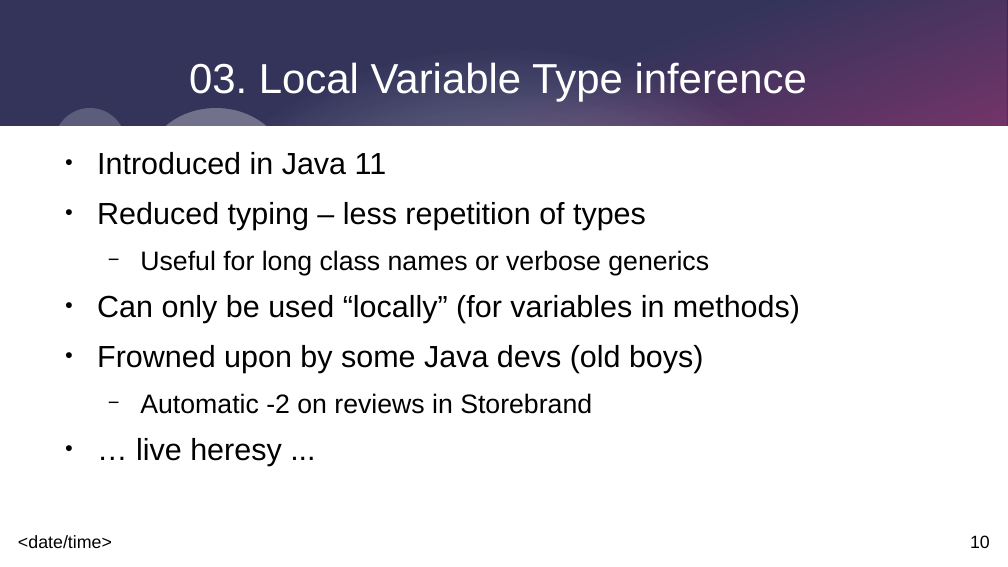
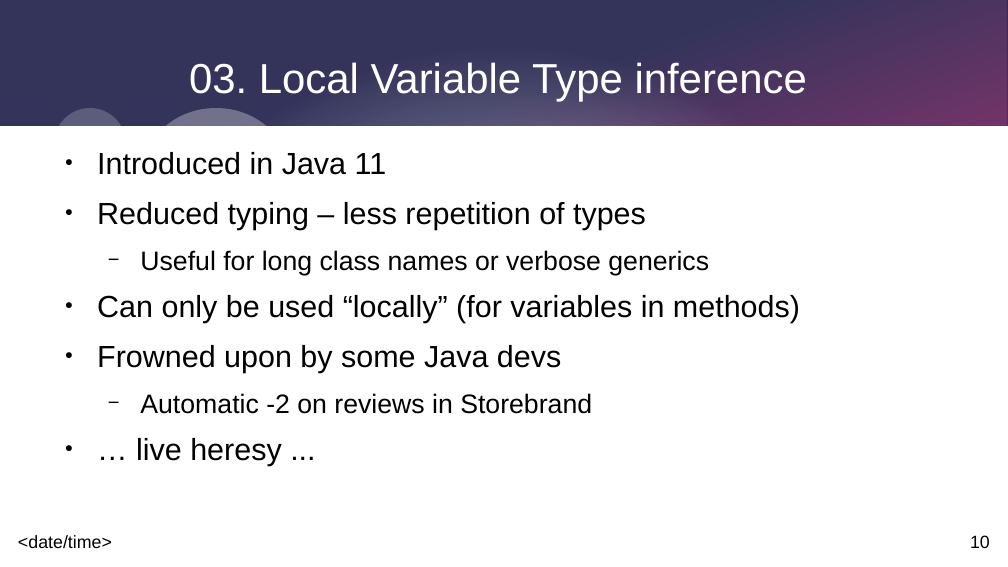
Before and after one commit to johnnyegel/Talk_JavaLatestAndGreatest, a slide deck: slide 10 of Presentation/JavaLatestAndGreatest.odp. Drawn at 1008x567 pixels with LibreOffice and Linux fonts; fonts in the diff are those of the drawing. Boxes give left, top, right and bottom in pixels: in the first picture for what was removed or moved away, otherwise in the second. Text is boxed around its words. In the diff, an @@ line names an element or a change of style, - is before the commit and + after.

Commit message:
Fixing the presentation as I'm rehearsing.

```diff
--- a/Presentation/JavaLatestAndGreatest.odp
+++ b/Presentation/JavaLatestAndGreatest.odp
@@ text at [97, 345, 561, 373]: text changed @@
-● Frowned upon by some Java devs (old boys)
+● Frowned upon by some Java devs
```
